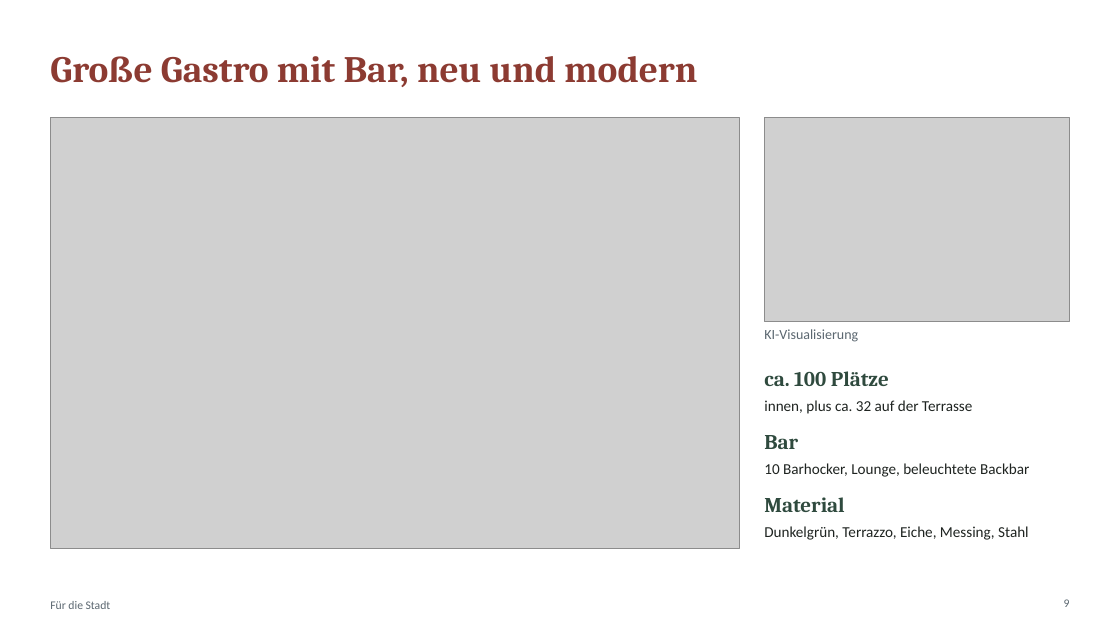
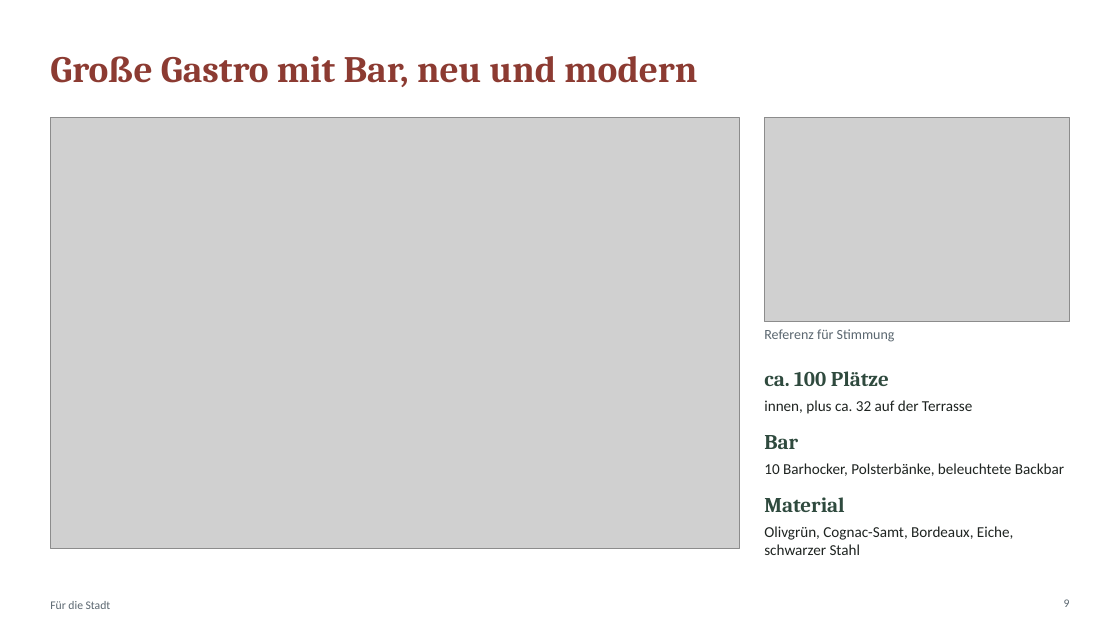
Before and after one commit to CartoonUsername/bau-projekt, a slide deck: slide 9 of praesentation/Neue-Mitte-Werlte_Baufeld3_6-Wohnungen_Gastro-EG.pptx. Drawn at 1120x630 pixels with LibreOffice and Linux fonts; fonts in the diff are those of the drawing; grey boxes stand for pictures. Boxes give left, top, right and bottom in pixels: in the first picture for what was removed or moved away, otherwise in the second. Text is boxed around its words. In the diff, an @@ line names an element or a change of style, - is before the commit and + after.

```diff
--- a/praesentation/Neue-Mitte-Werlte_Baufeld3_6-Wohnungen_Gastro-EG.pptx
+++ b/praesentation/Neue-Mitte-Werlte_Baufeld3_6-Wohnungen_Gastro-EG.pptx
@@ text at (764,329,895,342): text changed @@
-KI-Visualisierung
+Referenz für Stimmung
@@ text at (764,463,1064,476): text changed @@
-10 Barhocker, Lounge, beleuchtete Backbar
+10 Barhocker, Polsterbänke, beleuchtete Backbar
@@ text at (764,526,1013,555): text changed @@
-Dunkelgrün, Terrazzo, Eiche, Messing, Stahl
+Olivgrün, Cognac-Samt, Bordeaux, Eiche, schwarzer Stahl
```
Also in this commit, not shown: 1 other slide changed, 8 other files.
